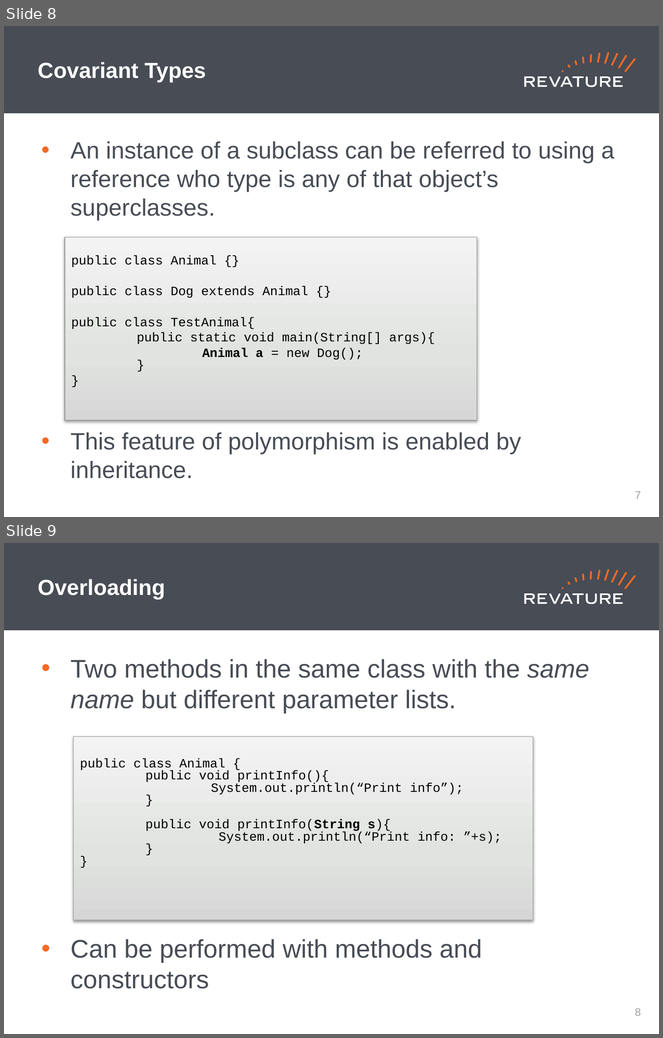
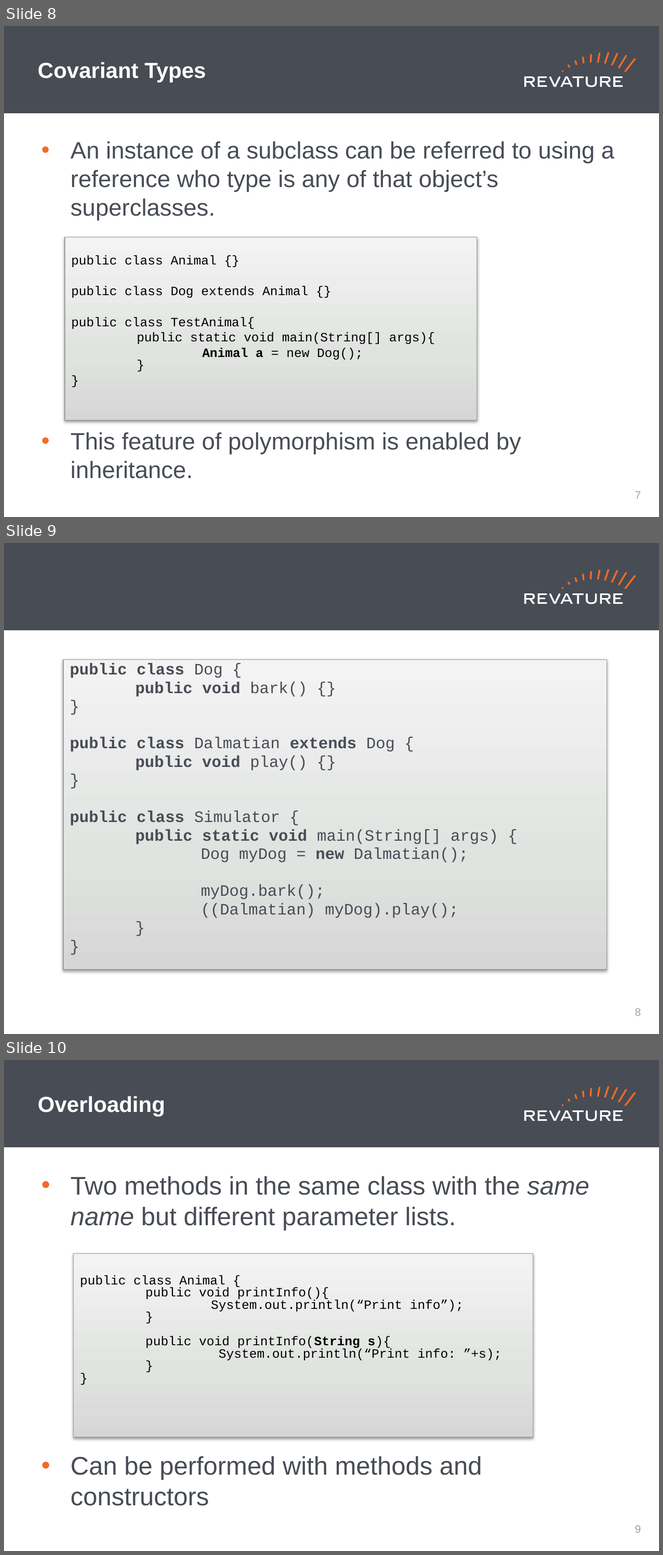
Before and after one commit to jhigherevature/8302021_RAP, a slide deck: powerpoints/Day_13.pptx. Shown one above the other, each under a label of ours: slides 8 and 9 before the commit, slides 8, 9 and 10 after it. The pictures are 663x1038 and 663x1555 pixels, drawn with LibreOffice and Linux fonts; fonts in the diff are those of the drawing. Boxes give left, top, right and bottom in pixels: in the first picture for what was removed or moved away, otherwise in the second. Text is boxed around its words. In the diff, an @@ line names an element or a change of style, - is before the commit and + after.

```diff
--- a/powerpoints/Day_13.pptx
+++ b/powerpoints/Day_13.pptx
@@ slide 9 added at (x1=4, y1=543, x2=659, y2=1034), background #FFFFFF; not listed: 19 template elements that a slide beside it also shows @@
@@ text added at (x1=70, y1=664, x2=499, y2=918), 17.5 pt, text #474C55 @@
+public class Dog {
+public void bark() {}
+}
+public class Dalmatian extends Dog {
+public void play() {}
+}
+public class Simulator {
+public static void main(String[] args) {
+Dog myDog = new Dalmatian();
+myDog.bark();
+((Dalmatian) myDog).play();
+}
+}
@@ page number added at (x1=635, y1=1008, x2=642, y2=1016), 12 pt, text #A0A1A0 @@
+8
@@ what was slide 9 is now slide 10 @@
@@ page number at (x1=635, y1=1525, x2=642, y2=1533): text changed @@
-8
+9
```
Also in this commit, not shown: 4 other slides added, 4 other files.
